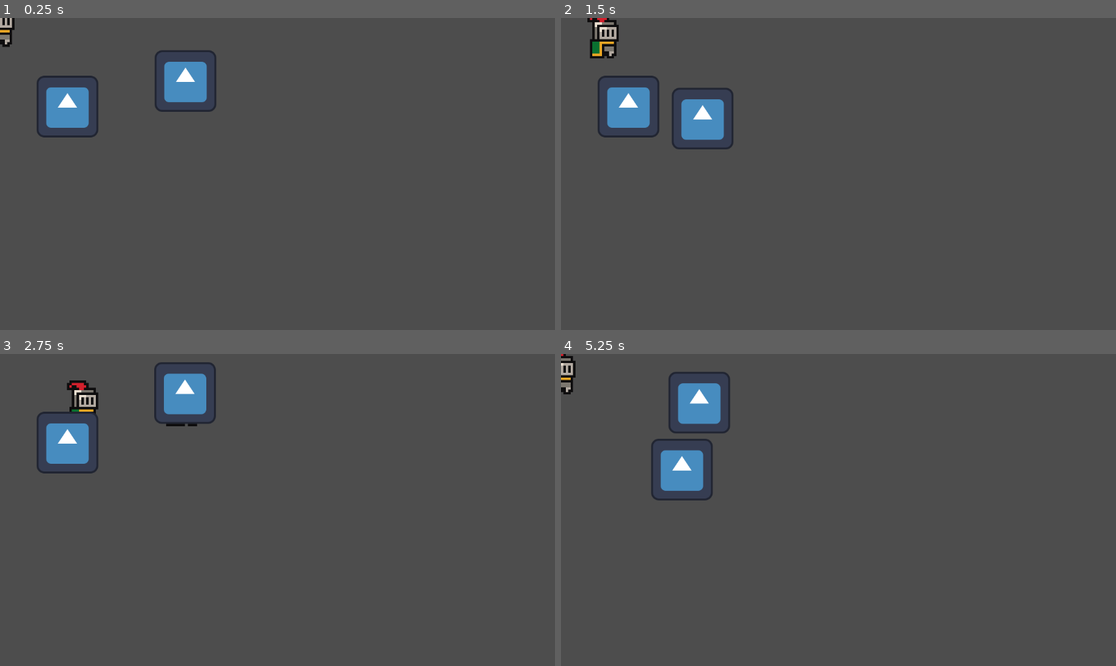
Above: before the commit, frames 1-4 (two rows, left to right).
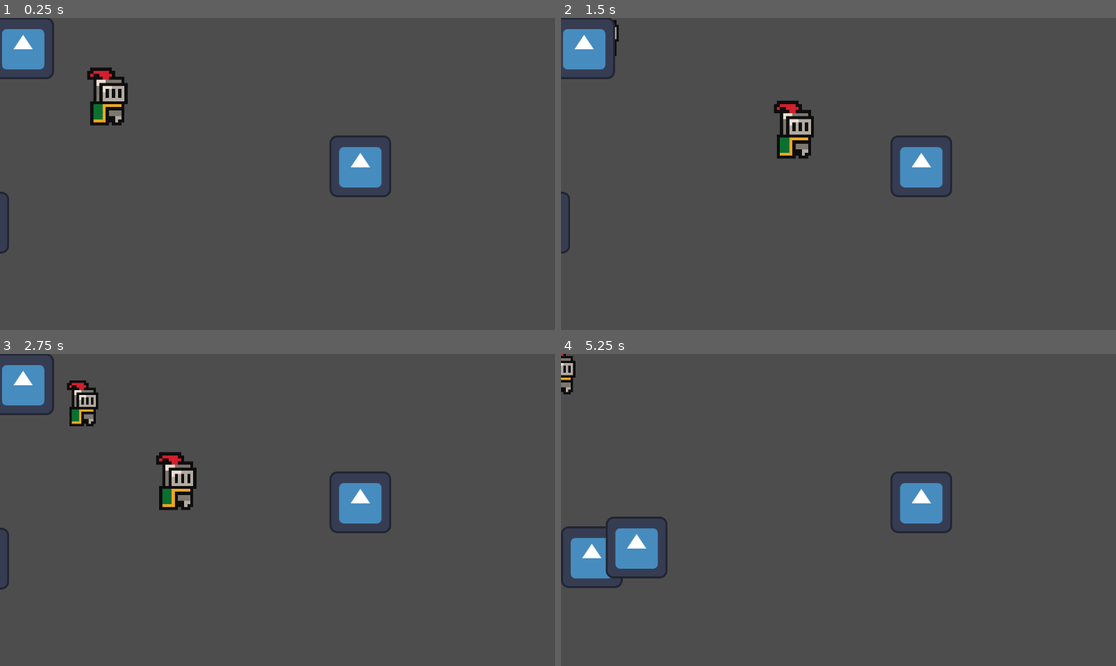
Above: after the commit, the same moments.

Repository: gabridulol/adventure-remake
Game: Godot game, scene res://scenes/world.tscn
Same seed, same stepped clock (60 frames per second), same inputs: the game is played once before the commit and once after it. The engine's default icon, where the game draws it, is replaced by a stand-in: a white triangle on a blue panel in a dark square.
Inputs:
- Up to frame 1 (0.25 s): no input
- Up to frame 2 (1.5 s): hold D (move_right) 0.53-1.28 s; hold S (move_down) from 1.28 s (still down)
- Up to frame 3 (2.75 s): release S (move_down) at 2.03 s; hold D (move_right) from 2.03 s (still down)
- Up to frame 4 (5.25 s): release D (move_right) at 2.78 s; hold W (move_up) 2.78-3.53 s; hold A (move_left) 3.53-5.03 s; hold S (move_down) from 5.03 s (still down)

The runs differ from the first frame. In frame 1, 6.2% of the frame differs, in the area x 0-71%, y 0-76%; in frame 2, 6.4%; in frame 3, 6.3%; in frame 4, 6.2%.

Commit message:
moorcego full

Diff:
--- a/scenes/Enemies/bat.gd
+++ b/scenes/Enemies/bat.gd
@@ -1,74 +1,97 @@
 extends Node2D
 
-# ---------- tuning ----------
+# ---------- Movimento ----------
 @export var speed: float = 80.0
 @export var roam_radius: float = 200.0
 @export var hover_amplitude: float = 6.0
 @export var hover_speed: float = 3.5
 @export var reach_threshold: float = 8.0
-# -----------------------------
-
-var itens_proximos: Array = []          # sempre Area2D dos itens
+
+# ---------- Cooldown de troca ----------
+@export var swap_cooldown: float = 1.0  # segundos
+
+# ---------- Patrulha pelos pontos ----------
+@export var patrol_points: Array[NodePath] = []
+
+# ---------- Variação de trajetória ----------
+@export var wander_strength: float = 0.6  # 0 = reta, 1+ = bem caótico
+
+# ---------- Estado de itens ----------
+var itens_proximos: Array[Area2D] = []
 var item_carregado: Node2D = null
-
+var last_swap_time: float = -1000.0
+
+# ---------- Movimento interno ----------
 var start_pos: Vector2
 var target_pos: Vector2
-var rng := RandomNumberGenerator.new()
-
-func _ready():
+var rng: RandomNumberGenerator = RandomNumberGenerator.new()
+var wander_offset: Vector2 = Vector2.ZERO
+
+
+func _ready() -> void:
 	rng.randomize()
 	start_pos = global_position
+	target_pos = start_pos
 	_pick_new_roam_target()
 
-# -------------------------------------------------------------------
-# DETECÇÃO DE ITENS (lista sempre com Area2D)
-# -------------------------------------------------------------------
-func _on_area_2d_area_entered(area: Area2D):
-	# aqui assumimos que o GRUPO "items" está na Area2D do item
-	# (não no Node2D raiz)
+
+# ===================================================================
+#  DETECÇÃO DE ITENS (apenas gerencia lista)
+# ===================================================================
+
+func _on_area_2d_area_entered(area: Area2D) -> void:
 	if not area.is_in_group("items"):
 		return
 
 	if not itens_proximos.has(area):
 		itens_proximos.append(area)
 
-	# Se já está carregando um item e encostou em outro -> troca
-	if item_carregado != null:
-		var area_atual: Area2D = item_carregado.get_node("Area2D")
-		if area_atual != area:
-			pegar_item(area)
-
-
-func _on_area_2d_area_exited(area: Area2D):
+
+func _on_area_2d_area_exited(area: Area2D) -> void:
 	if itens_proximos.has(area):
 		itens_proximos.erase(area)
+
 
 func escolher_item() -> Area2D:
 	if itens_proximos.is_empty():
 		return null
+
+	# Se já estou carregando algo, evito escolher a área do item atual
+	if item_carregado != null and item_carregado.has_node("Area2D"):
+		var area_atual: Area2D = item_carregado.get_node("Area2D")
+		for a: Area2D in itens_proximos:
+			if a != area_atual:
+				return a
+		# só tem a área do item já carregado
+		return null
+
+	# Sem item carregado: pega o primeiro da lista
 	return itens_proximos[0]
 
-# -------------------------------------------------------------------
-# PEGAR / SOLTAR ITEM
-# -------------------------------------------------------------------
-func pegar_item(area: Area2D):
+
+# ===================================================================
+#  PEGAR / SOLTAR ITEM
+# ===================================================================
+
+func pegar_item(area: Area2D) -> void:
 	if area == null:
 		return
 
-	var item := area.get_parent()   # Node2D raiz do item
-
-	# Se já existe item carregado → soltar primeiro
+	var item: Node2D = area.get_parent() as Node2D
+
+	# Se já existe item carregado → solta primeiro
 	if item_carregado:
 		soltar_item(item_carregado)
 
-	# remover essa área da lista de proximidade
-	itens_proximos.erase(area)
-
-	# Desativar colisão enquanto está sendo carregado
+	# Remove a área da lista, se ainda estiver lá
+	if itens_proximos.has(area):
+		itens_proximos.erase(area)
+
+	# Desativa colisão enquanto está sendo carregado
 	area.monitoring = false
 	area.monitorable = false
 
-	# Mover o item para o morcego
+	# Reparent pro morcego
 	item.reparent(self)
 	item.position = Vector2(0, 12)
 
@@ -76,58 +99,104 @@
 	print("Carregando:", item.name)
 
 
-func soltar_item(item: Node2D):
+func soltar_item(item: Node2D) -> void:
 	if item == null:
 		return
 
-	var world := get_tree().current_scene
+	var world: Node = get_tree().current_scene
 	item.reparent(world)
 
-	# posição onde será solto (um pouco mais longe pra não ficar colidindo de novo)
-	item.global_position = global_position + Vector2(48, 0)
-
-	# REATIVA Area2D
+	# Solta um pouco à direita pra não re-colidir no mesmo frame
+	item.global_position = global_position + Vector2(80, 0)
+
+	# Reativa Area2D do item
 	if item.has_node("Area2D"):
 		var area: Area2D = item.get_node("Area2D")
 		area.monitoring = true
 		area.monitorable = true
 
 	item_carregado = null
-# -------------------------------------------------------------------
-
-
-
-# ----------------------- movimento / wander -----------------------
-func _physics_process(delta):
+
+
+# ===================================================================
+#  LOOP PRINCIPAL: movimento + escolha de item com cooldown
+# ===================================================================
+
+func _physics_process(delta: float) -> void:
 	_move_toward_target(delta)
 
-	# pegar item AUTOMÁTICO APENAS se não estiver carregando nada
-	if item_carregado == null and not itens_proximos.is_empty():
-		var alvo: Area2D = escolher_item()
-		if alvo:
+	if itens_proximos.is_empty():
+		return
+
+	var now: float = float(Time.get_ticks_msec()) / 1000.0
+	var alvo: Area2D = escolher_item()
+	if alvo == null:
+		return
+
+	if item_carregado == null:
+		# sem item: pega direto
+		pegar_item(alvo)
+		last_swap_time = now
+	else:
+		# já tem item: só troca se passou o cooldown
+		if now - last_swap_time >= swap_cooldown:
 			pegar_item(alvo)
-
-
-func _move_toward_target(delta):
+			last_swap_time = now
+
+
+# ===================================================================
+#  MOVIMENTO COM WANDER (trajetória não retilínea)
+# ===================================================================
+
+func _move_toward_target(delta: float) -> void:
 	# hover visual
-	var hover = Vector2(0, sin(Time.get_ticks_msec() / 1000.0 * hover_speed) * hover_amplitude)
-
-	if target_pos == null:
-		_pick_new_roam_target()
-
-	var dir = (target_pos - global_position)
-	if dir.length() > reach_threshold:
-		var vel = dir.normalized() * speed
-		global_position += vel * delta
+	var hover: Vector2 = Vector2(
+		0,
+		sin(float(Time.get_ticks_msec()) / 1000.0 * hover_speed) * hover_amplitude
+	)
+
+	var to_target: Vector2 = target_pos - global_position
+	var dist: float = to_target.length()
+
+	if dist > reach_threshold:
+		var base_dir: Vector2 = to_target.normalized()
+
+		# direção aleatória suave
+		var random_dir: Vector2 = Vector2(
+			rng.randf_range(-1.0, 1.0),
+			rng.randf_range(-1.0, 1.0)
+		)
+		if random_dir != Vector2.ZERO:
+			random_dir = random_dir.normalized()
+
+		# 0.08 controla quão rápido o "rumo" muda
+		wander_offset = wander_offset.lerp(random_dir, 0.08)
+
+		# quanto mais longe, mais forte o wander
+		var wander_factor: float = clamp(dist / roam_radius, 0.0, 1.0)
+
+		var final_dir: Vector2 = (base_dir + wander_offset * wander_strength * wander_factor).normalized()
+
+		global_position += final_dir * speed * delta
 	else:
 		_pick_new_roam_target()
 
-	# se tiver sprite, aplica hover
 	if has_node("Sprite2D"):
 		$Sprite2D.position = hover
 
 
-func _pick_new_roam_target():
-	var ang = rng.randf() * PI * 2.0
-	var r = rng.randf() * roam_radius
+func _pick_new_roam_target() -> void:
+	# Se tiver pontos de patrulha configurados, usa eles
+	if patrol_points.size() > 0:
+		var idx: int = rng.randi_range(0, patrol_points.size() - 1)
+		var path: NodePath = patrol_points[idx]
+		var node: Node = get_node_or_null(path)
+		if node != null and node is Node2D:
+			var p: Node2D = node as Node2D
+			target_pos = p.global_position
+			return
+
+	# Fallback: posição aleatória num raio em volta do start_pos
+	var ang: float = rng.randf() * TAU
+	var r: float = rng.randf() * roam_radius
 	target_pos = start_pos + Vector2(cos(ang), sin(ang)) * r
--- a/scenes/world.tscn
+++ b/scenes/world.tscn
@@ -6,16 +6,33 @@
 
 [node name="World" type="Node2D"]
 
+[node name="BatPatrolPoints" type="Node2D" parent="."]
+
+[node name="Point1" type="Node2D" parent="BatPatrolPoints"]
+position = Vector2(105, -24)
+
+[node name="Point2" type="Node2D" parent="BatPatrolPoints"]
+position = Vector2(44, 375)
+
+[node name="Point3" type="Node2D" parent="BatPatrolPoints"]
+position = Vector2(716, 403)
+
 [node name="Player" parent="." instance=ExtResource("1_nnsk1")]
 
 [node name="TileMapLayer" type="TileMapLayer" parent="."]
 
 [node name="Itens" parent="." instance=ExtResource("2_4wyf3")]
-position = Vector2(490, 191)
+position = Vector2(48, 63)
 
 [node name="Itens2" parent="." instance=ExtResource("2_4wyf3")]
-position = Vector2(140, 184)
+position = Vector2(748, 308)
+
+[node name="Itens3" parent="." instance=ExtResource("2_4wyf3")]
+position = Vector2(-45, 425)
 
 [node name="Bat" parent="." instance=ExtResource("3_k0juu")]
 position = Vector2(313, 188)
 speed = 400.0
+roam_radius = 200.0
+patrol_points = Array[NodePath]([NodePath("../BatPatrolPoints/Point1"), NodePath("../BatPatrolPoints/Point2"), NodePath("../BatPatrolPoints/Point3")])
+wander_strength = 30.0
